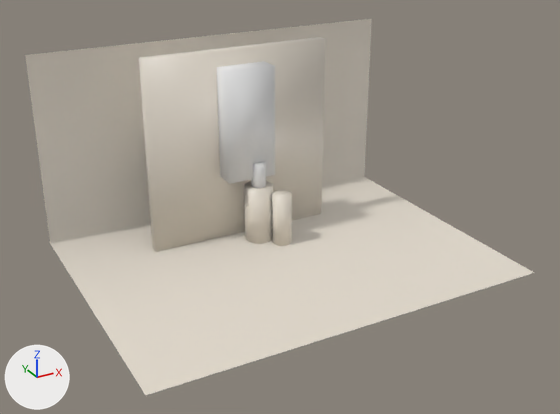
Renders of the glTF model docs/assets/white_podium_04.glb from each side of a commit.
One viewpoint serves both versions: a 50 mm camera at (-1.71, -3.34, 1.82) aimed at (-0.04, -0.31, 0.31). The lights are fixed; the arrows at lower left show +X, +Y and +Z. Where no turn or scale is listed for an object, it has been applied to the vertices.

Script lines for the objects in view, before the commit:
```python
me_circle_001 = bpy.data.meshes.new('Circle.001')
me_circle_001.from_pydata(...)  # a 64-sided cylinder along z spanning x -0.075..0.075, y -0.075..0.075, z 0.0..0.3
me_circle_001.materials.append(mat_wall)  # white #e7dfd1
me_circle_003 = bpy.data.meshes.new('Circle.003')
me_circle_003.from_pydata(...)  # a 64-sided cylinder along z spanning x -0.05..0.05, y -0.05..0.05, z 0.0..0.275
me_circle_003.materials.append(mat_wall)  # white #e7dfd1
me_cube_001 = bpy.data.meshes.new('Cube.001')
me_cube_001.from_pydata(...)  # a box spanning x -0.124..0.138, y -0.141..0.141, z -0.237..0.338
me_plane_001 = bpy.data.meshes.new('Plane.001')
me_plane_001.from_pydata(...)  # a box spanning x -0.5..0.5, y -0.025..0.025, z 0.0..1.0
me_plane_001.materials.append(mat_wall)  # white #e7dfd1
me_plane_002 = bpy.data.meshes.new('Plane.002')
me_plane_002.from_pydata([(-1.0, -1.0, 0.0), (1.0, -1.0, 0.0), (-1.0, 0.47, 0.0), (1.0, 0.47, 0.0), (-1.0, 0.47, 1.0), (1.0, 0.47, 1.0)], [], [(0, 1, 3), (0, 3, 2), (2, 3, 5), (2, 5, 4)])
me_plane_002.materials.append(mat_wall)  # white #e7dfd1
ob_cube = bpy.data.objects.new('Cube', me_cube_001)
ob_cube.location = (-0.047, 0.129, 0.584)
ob_floor___wall = bpy.data.objects.new('Floor & Wall', me_plane_002)
ob_floor___wall.location = (0.0, 0.0, 0.0)
ob_plant = bpy.data.objects.new('Plant', me_plane_001)
ob_plant.location = (-0.047, 0.128, 0.0)
ob_podium1 = bpy.data.objects.new('Podium1', me_circle_001)
ob_podium1.location = (0.0, 0.0, 0.0)
ob_podium_2 = bpy.data.objects.new('Podium 2', me_circle_003)
ob_podium_2.location = (0.083, -0.103, 0.0)
```
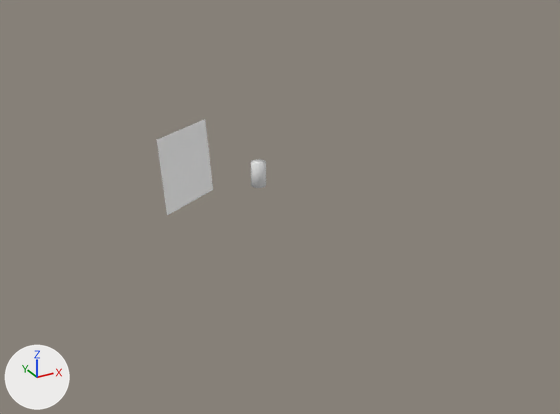
Boxes [x1, y1, x2, y2] around the edits, measured in the pictures (560 x 414 px):
```json
{"object": "Floor & Wall", "change": "deleted", "before": [25, 19, 534, 395]}
{"object": "Plant", "change": "deleted", "before": [139, 37, 325, 252]}
{"object": "Cube", "change": "deleted", "before": [217, 61, 275, 184]}
{"object": "Podium1", "change": "deleted", "before": [244, 181, 273, 244]}
{"object": "Podium 2", "change": "deleted", "before": [272, 190, 292, 246]}
{"object": "background_plane", "change": "unchanged, uncovered by the edit", "after": [157, 119, 213, 215]}
```

Scene script edits in JSON lines:
```json
{"op": "remove", "block": "ob_podium1", "code": ["ob_podium1 = bpy.data.objects.new('Podium1', me_circle_001)", "ob_podium1.location = (0.0, 0.0, 0.0)"]}
{"op": "remove", "block": "ob_podium_2", "code": ["ob_podium_2 = bpy.data.objects.new('Podium 2', me_circle_003)", "ob_podium_2.location = (0.083, -0.103, 0.0)"]}
{"op": "remove", "block": "ob_plant", "code": ["ob_plant = bpy.data.objects.new('Plant', me_plane_001)", "ob_plant.location = (-0.047, 0.128, 0.0)"]}
{"op": "remove", "block": "ob_cube", "code": ["ob_cube = bpy.data.objects.new('Cube', me_cube_001)", "ob_cube.location = (-0.047, 0.129, 0.584)"]}
{"op": "remove", "block": "ob_floor___wall", "code": ["ob_floor___wall = bpy.data.objects.new('Floor & Wall', me_plane_002)", "ob_floor___wall.location = (0.0, 0.0, 0.0)"]}
```
